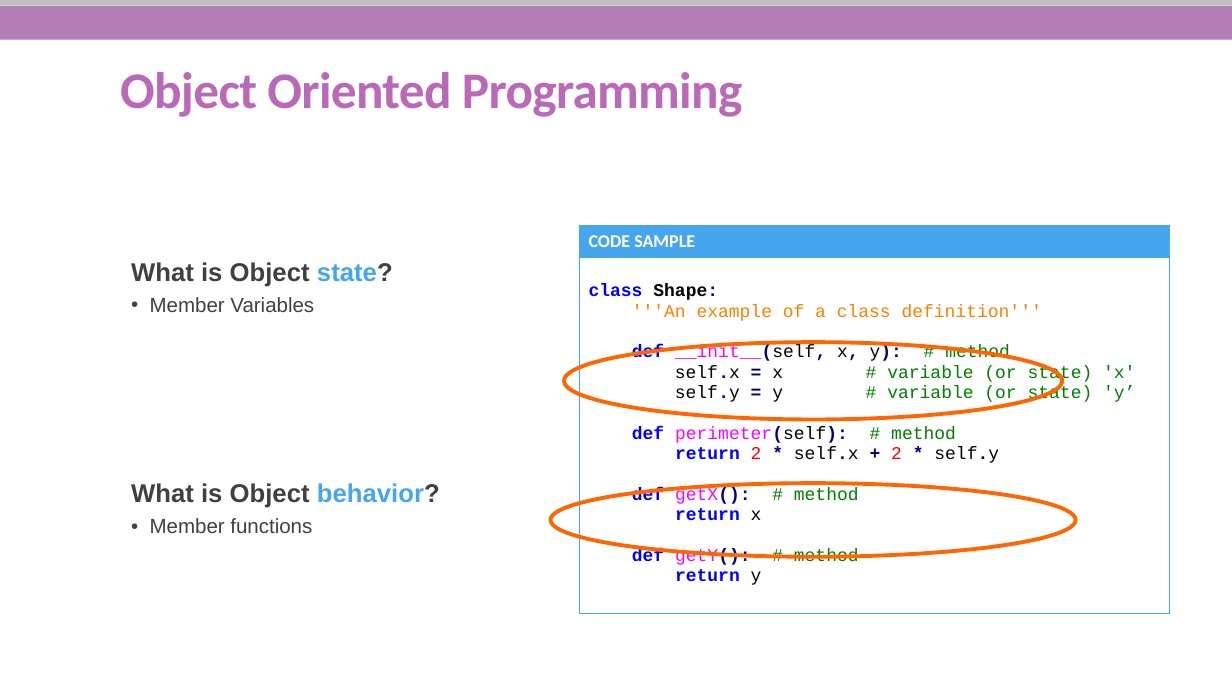
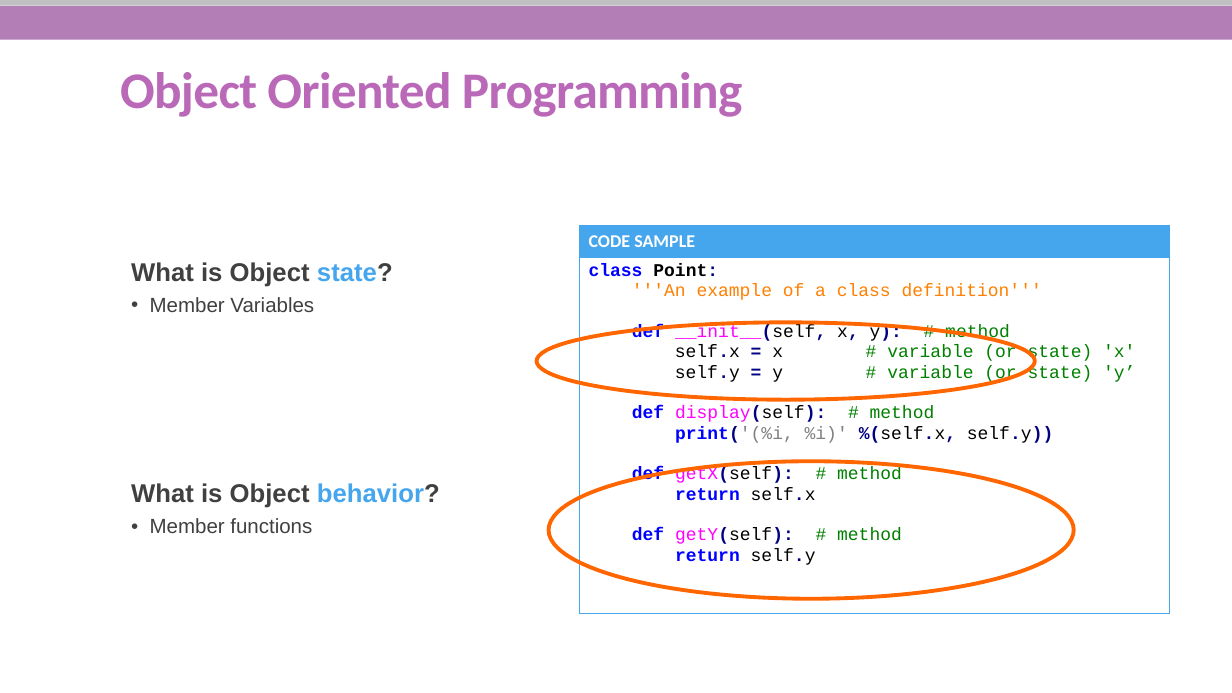
Before and after one commit to She-Codes-Now/Intro-to-Python, a slide deck: slide 27 of Python-SheCodesNow_updated.pptx. Drawn at 1232x693 pixels with LibreOffice and Linux fonts; fonts in the diff are those of the drawing; background and template pictures are left out. Boxes give left, top, right and bottom in pixels: in the first picture for what was removed or moved away, otherwise in the second. Text is boxed around its words. In the diff, an @@ line names an element or a change of style, - is before the commit and + after.

```diff
--- a/Python-SheCodesNow_updated.pptx
+++ b/Python-SheCodesNow_updated.pptx
@@ table at (x1=579, y1=226, x2=1170, y2=613) @@
-row 2, column 1: class Shape: / '''An example of a class definition''' / def __init__(self, x, y): # method / self.x = x # variable (or state) 'x' / self.y = y # variable (or state) 'y’ / def perimeter(self): # method / return 2 * self.x + 2 * self.y / def getX(): # method / return x / def getY(): # method / return y
+row 2, column 1: class Point: / '''An example of a class definition''' / def __init__(self, x, y): # method / self.x = x # variable (or state) 'x' / self.y = y # variable (or state) 'y’ / def display(self): # method / print('(%i, %i)' %(self.x, self.y)) / def getX(self): # method / return self.x / def getY(self): # method / return self.y
@@ ellipse moved from (x1=564, y1=342, x2=1062, y2=420) to (x1=537, y1=323, x2=1035, y2=400) @@
@@ ellipse resized from (x1=551, y1=483, x2=1076, y2=557) to (x1=549, y1=461, x2=1074, y2=599) @@
```
Also in this commit, not shown: 12 other slides changed, 3 slides added, 12 slides removed.
